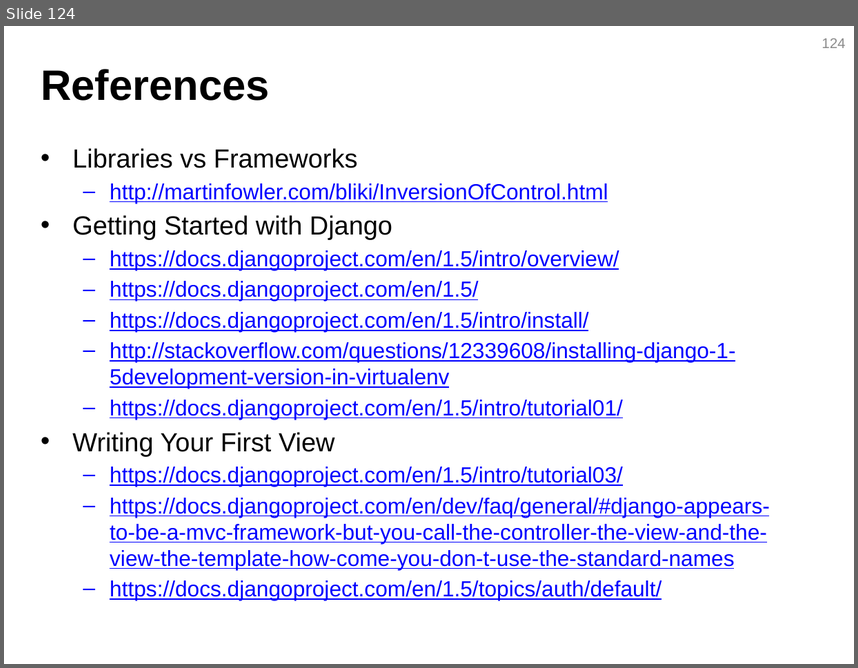
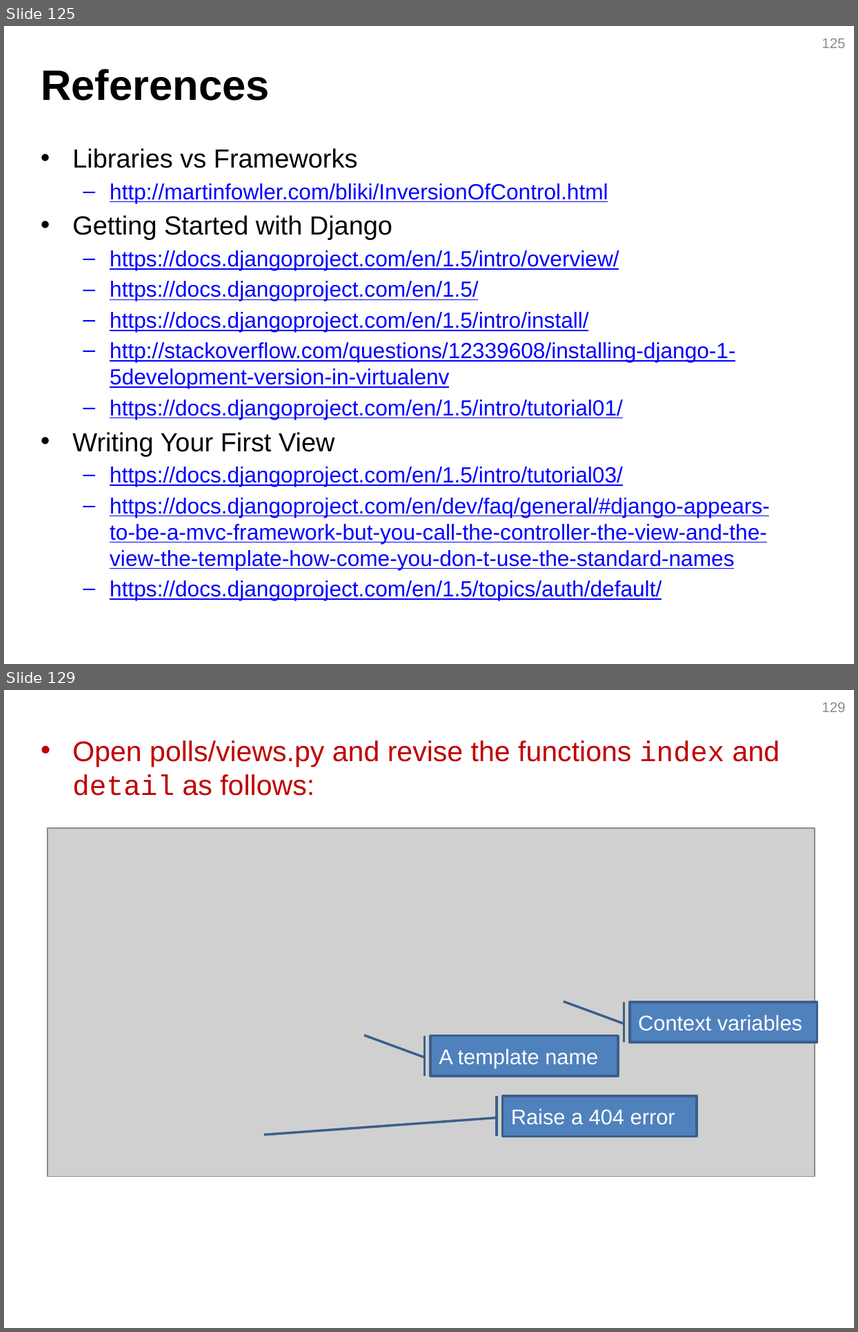
Before and after one commit to JustinSDK/PyConTW2013Tutorial, a slide deck: PyCon Taiwan 2013 Tutorial.pptx. Shown one above the other, each under a label of ours: slide 124 before the commit, slides 125 and 129 after it; the slides between them are not shown. The pictures are 858x668 and 858x1332 pixels, drawn with LibreOffice and Linux fonts; fonts in the diff are those of the drawing; grey boxes stand for pictures. Boxes give left, top, right and bottom in pixels: in the first picture for what was removed or moved away, otherwise in the second. Text is boxed around its words. In the diff, an @@ line names an element or a change of style, - is before the commit and + after.

```diff
--- a/PyCon Taiwan 2013 Tutorial.pptx
+++ b/PyCon Taiwan 2013 Tutorial.pptx
@@ slide 129 added at [4,690,854,1328], background #FFFFFF @@
@@ page number added at [822,702,845,712], 12 pt, text #8C8C8C @@
+129
@@ text added at [72,740,780,796], 24 pt, text #C00000 @@
+• Open polls/views.py and revise the functions index and detail as follows:
@@ picture added at [47,828,815,1175] @@
@@ accent border callout added at [630,1002,817,1042], fill #4F81BD, outline #3A5F8C 2 pt, 18 pt, text #FFFFFF @@
+Context variables
@@ accent border callout added at [430,1035,618,1075], fill #4F81BD, outline #3A5F8C 2 pt, 18 pt, text #FFFFFF @@
+A template name
@@ accent border callout added at [503,1096,697,1136], fill #4F81BD, outline #3A5F8C 2 pt, 18 pt, text #FFFFFF @@
+Raise a 404 error
@@ what was slide 124 is now slide 125 @@
@@ page number at [822,38,845,48]: text changed @@
-124
+125
```
Also in this commit, not shown: 5 slides changed, 38 other slides added, 1 slide removed, 46 other files.
